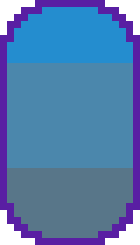
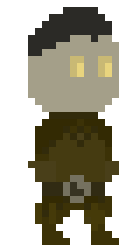
Layers edited between the first and the second 140 × 245 image:
added layer "Вставленный слой" above "02" over left=28, top=7, right=119, bottom=147
added layer "02" above "01" over left=28, top=140, right=119, bottom=245
hid "Background" over left=0, top=0, right=140, bottom=245
